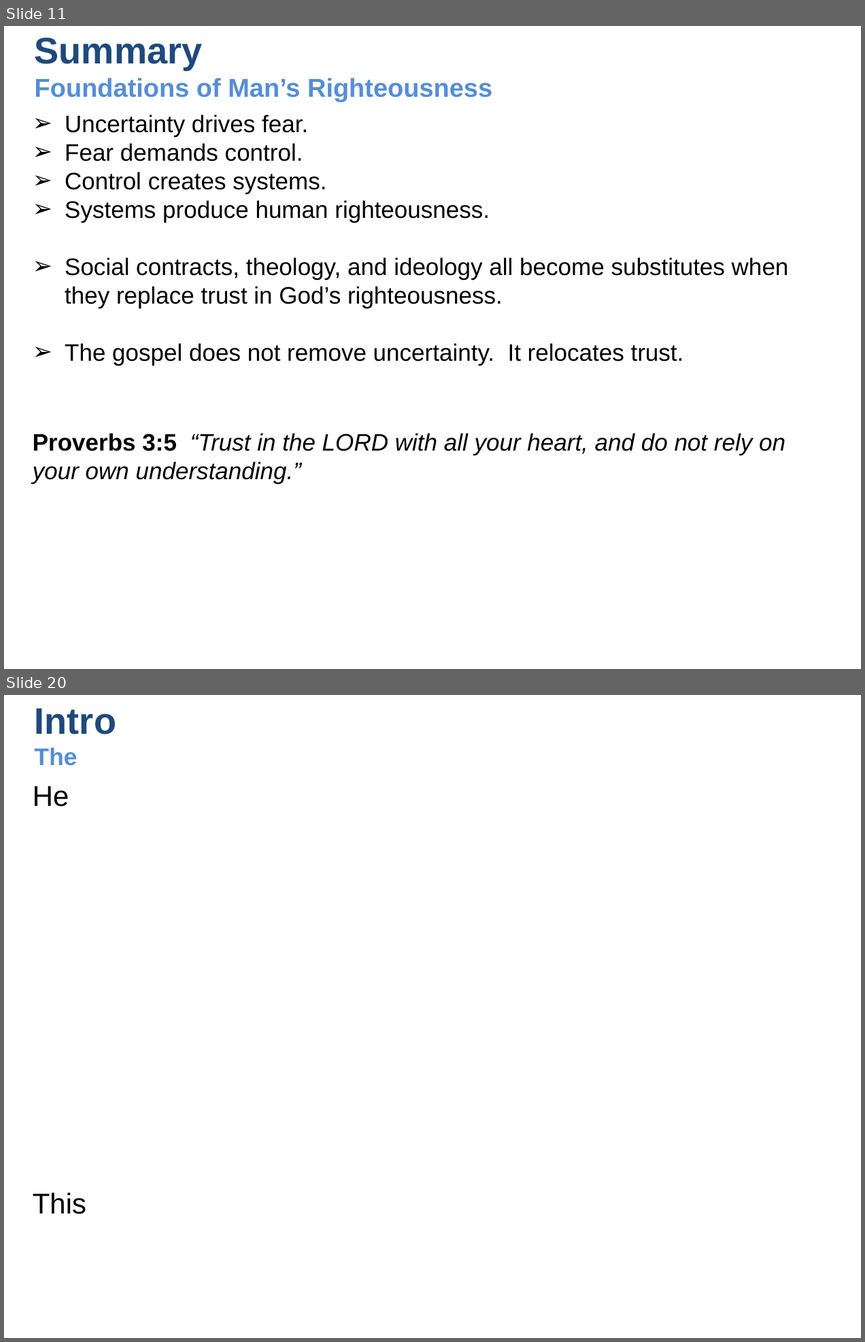
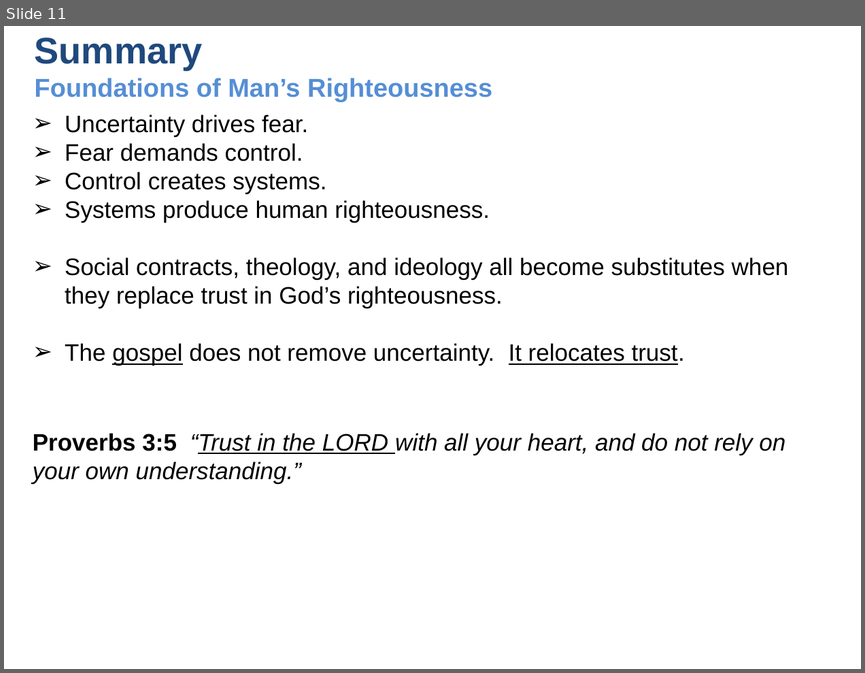
Before and after one commit to UsefulEngines/EvangelismPublic, a slide deck: 2026-Q1/Righteousness1/2026-01-04-Righteous-1.pptx. Shown one above the other, each under a label of ours: slides 11 and 20 before the commit, slide 11 after it; the slides between them are not shown. The pictures are 865x1342 and 865x673 pixels, drawn with LibreOffice and Linux fonts; fonts in the diff are those of the drawing. Boxes give left, top, right and bottom in pixels: in the first picture for what was removed or moved away, otherwise in the second. Text is boxed around its words. In the diff, an @@ line names an element or a change of style, - is before the commit and + after.

```diff
--- a/2026-Q1/Righteousness1/2026-01-04-Righteous-1.pptx
+++ b/2026-Q1/Righteousness1/2026-01-04-Righteous-1.pptx
@@ slide 20 removed at [4,695,861,1338], background #FFFFFF @@
@@ text removed at [35,708,116,766] @@
-Intro
-The
@@ text removed at [33,786,69,807] @@
-He
@@ text removed at [33,1192,86,1214] @@
-This
@@ slide 11 changed as well @@
@@ text at [65,343,685,365]: underline on in "gospel It relocates trust." @@
@@ text "Proverbs 3:5 “Trust in the ..." at [33,433,785,484]: underline on in "“Trust in the LORD" @@
```
Also in this commit, not shown: 6 other slides changed, 2 slides added, 8 other slides removed, 4 other files.
